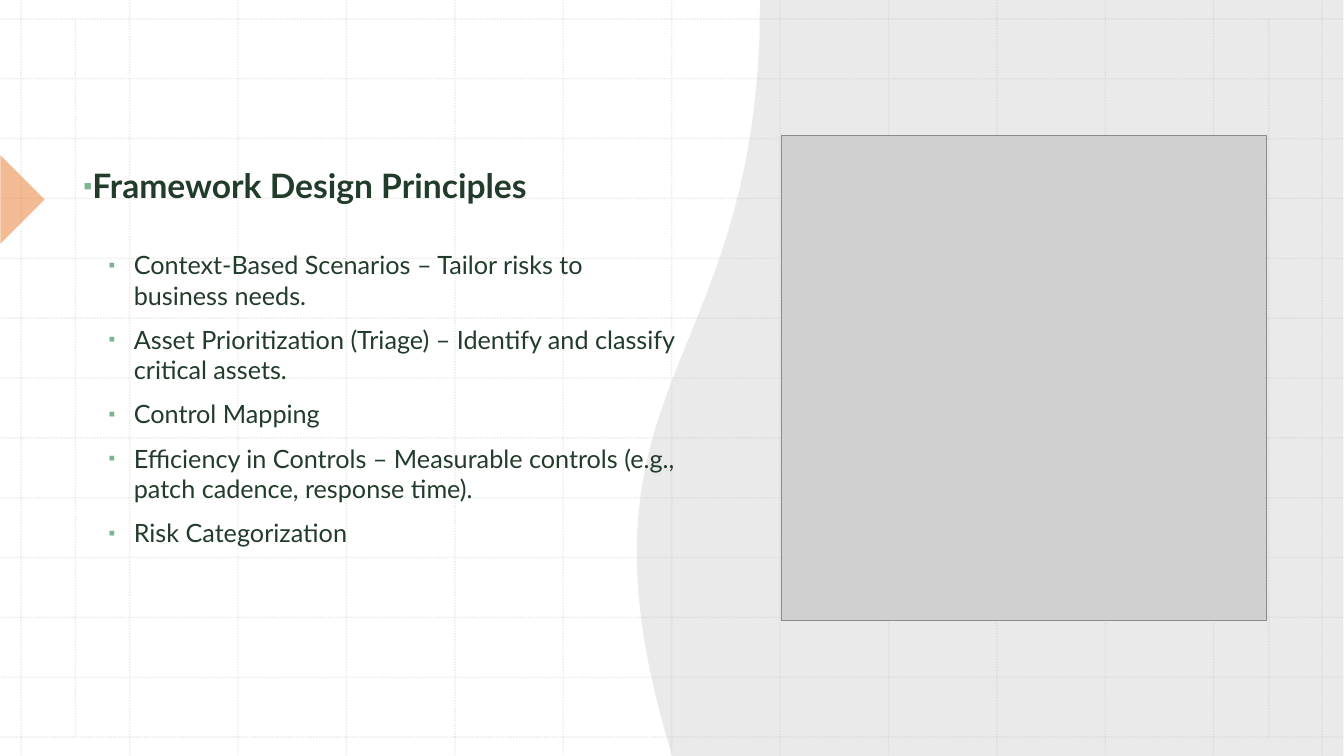
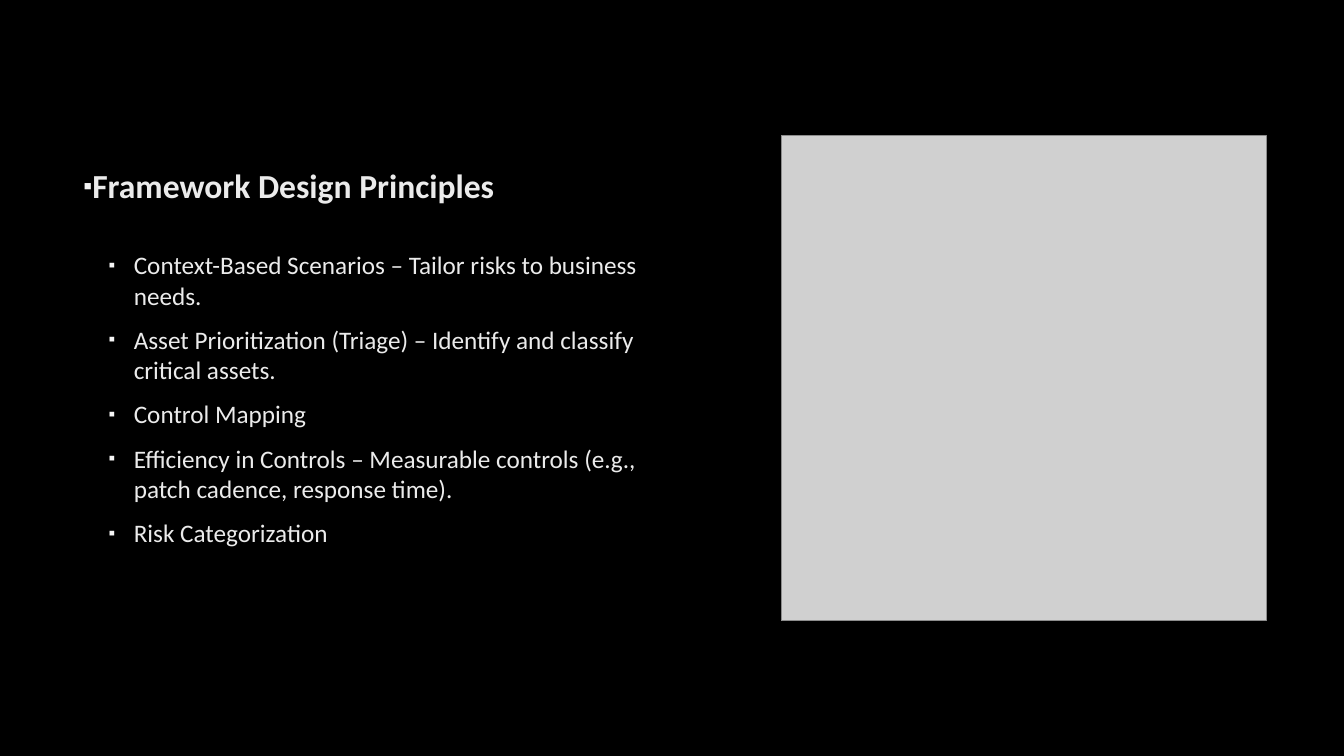
Before and after one commit to misge-dotcom/LSZ_2025, a slide deck: slide 7 of Cyber Risk from Theory to Practice LSZ2025.pptx. Drawn at 1344x756 pixels with LibreOffice and Linux fonts; fonts in the diff are those of the drawing; grey boxes stand for pictures; background and template pictures are left out. Boxes give left, top, right and bottom in pixels: in the first picture for what was removed or moved away, otherwise in the second. Text is boxed around its words. In the diff, an @@ line names an element or a change of style, - is before the commit and + after.

```diff
--- a/Cyber Risk from Theory to Practice LSZ2025.pptx
+++ b/Cyber Risk from Theory to Practice LSZ2025.pptx
@@ background #FFFFFF to picture (left out) @@
@@ rectangle removed at <box>0,0,1344,756</box> @@
@@ freeform shape removed at <box>637,1,1343,756</box> @@
@@ group removed at <box>0,0,1344,756</box>: 28 lines @@
@@ right triangle removed at <box>0,154,44,243</box> @@
@@ right triangle removed at <box>0,155,44,244</box> @@
@@ text "Framework Design Principles" at <box>92,174,637,547</box>: font Lato to Calibri, text colour #223C2B to #EBEBEB; bullet colour #7AB48E to #F5F5F5 @@
@@ group removed at <box>0,0,1344,756</box>: 26 lines @@
```
Also in this commit, not shown: 12 other slides changed.
